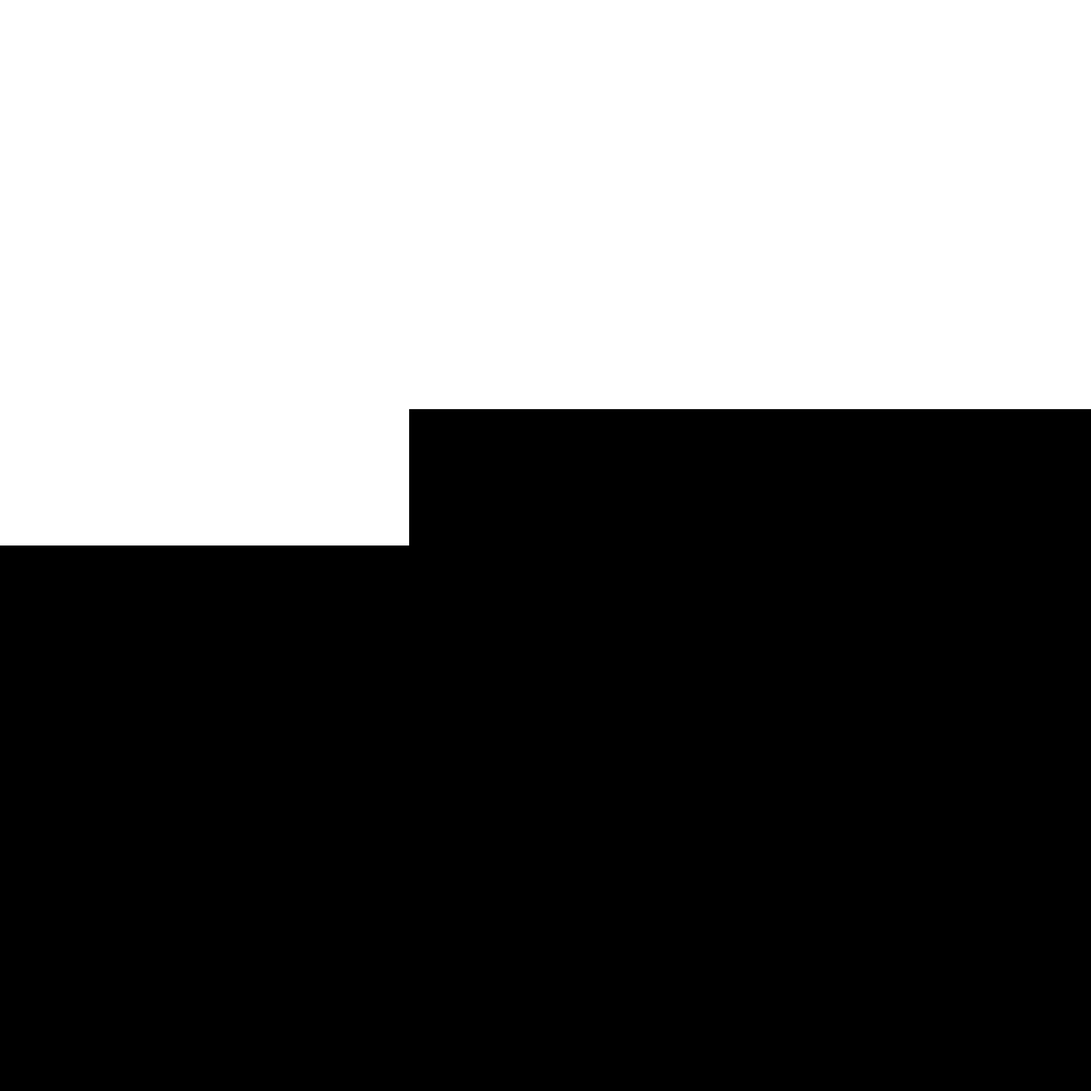
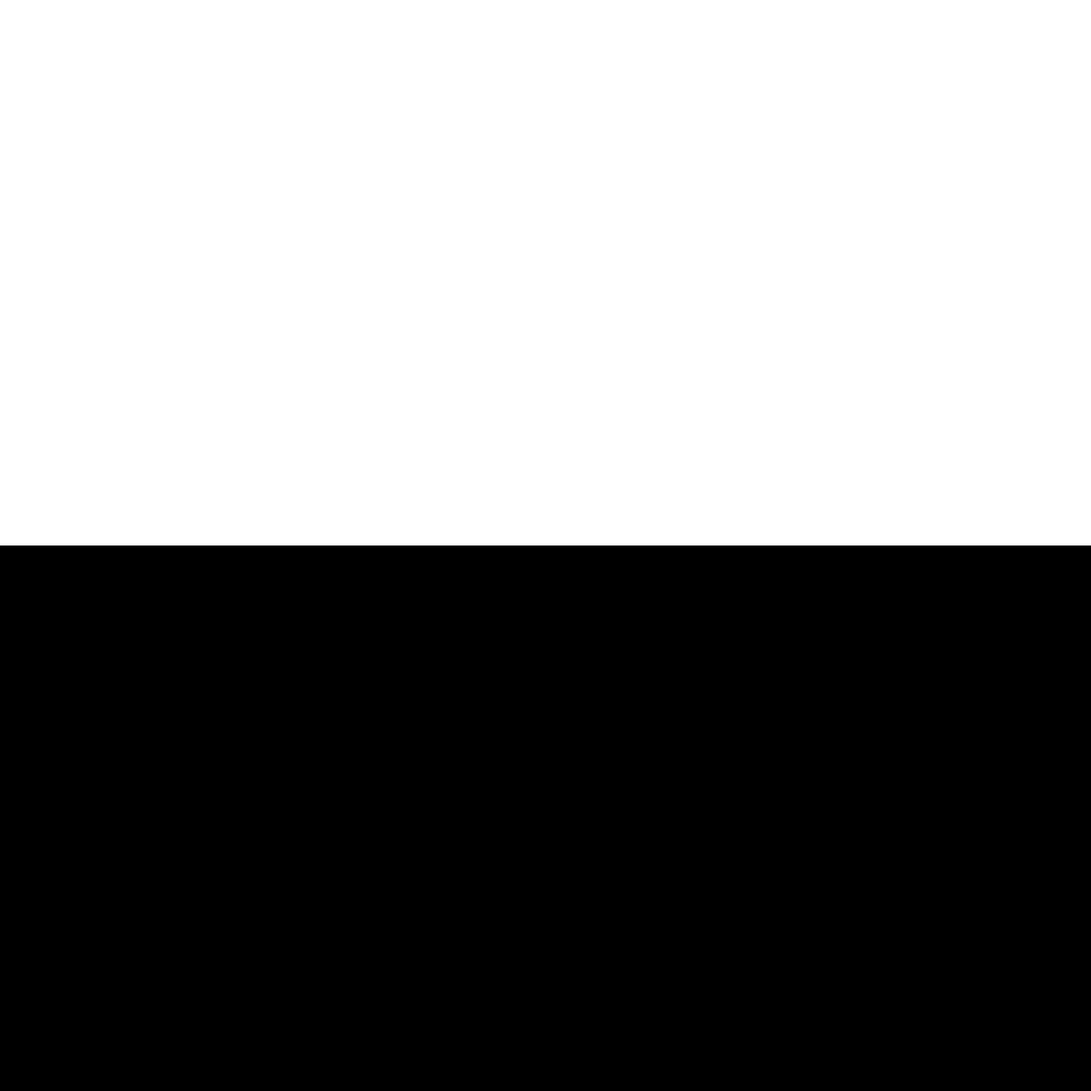
Before/after of a 1091x1091 layered artwork. What changed in the layer stack:
added layer "restore.png" above "arrow-counterclockwise.png" over [960,426,1081,529]
painted on "RealmBuilderIcons.dds" over [409,409,1091,546]
